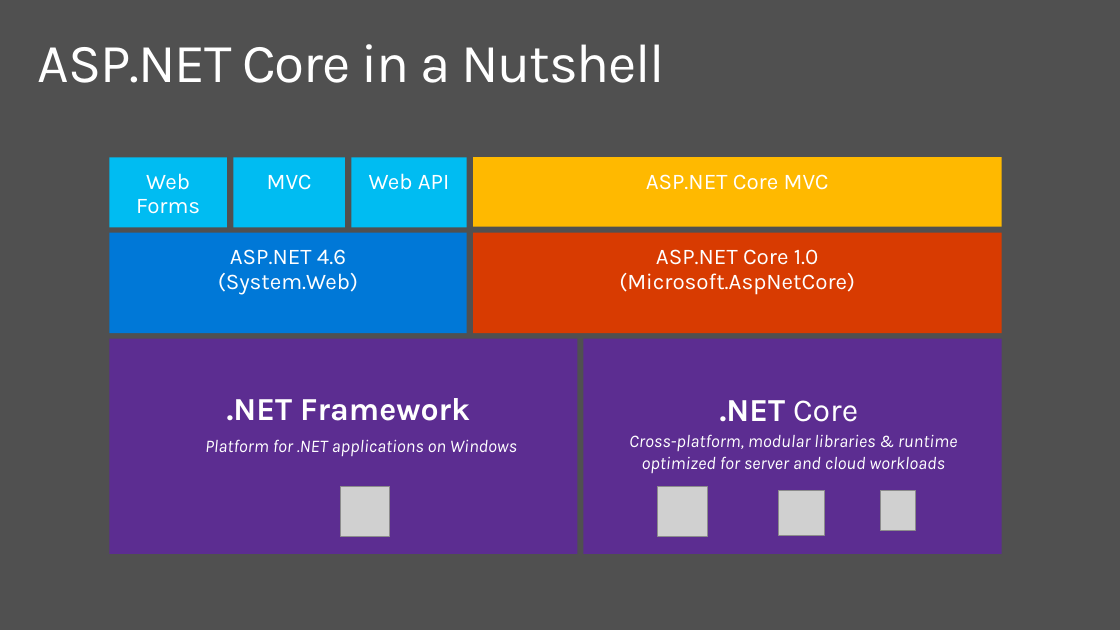
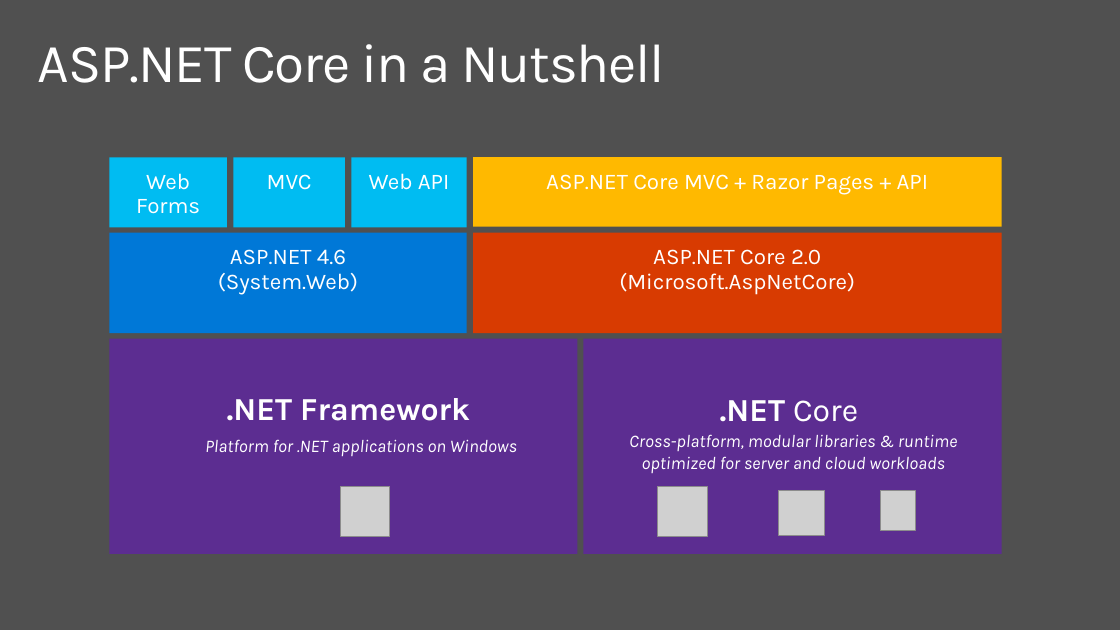
Before and after one commit to dotnet-presentations/dotnetcore-workshop, a slide deck: slide 2 of 2-Web-Dev/netcore-workshop-webdev.pptx (slide 4 before the commit). Drawn at 1120x630 pixels with LibreOffice and Linux fonts; fonts in the diff are those of the drawing; grey boxes stand for pictures; background and template pictures are left out. Boxes give left, top, right and bottom in pixels: in the first picture for what was removed or moved away, otherwise in the second. Text is boxed around its words. In the diff, an @@ line names an element or a change of style, - is before the commit and + after.

```diff
--- a/2-Web-Dev/netcore-workshop-webdev.pptx
+++ b/2-Web-Dev/netcore-workshop-webdev.pptx
@@ text in rectangle at box(546, 174, 928, 195): text changed @@
-ASP.NET Core MVC
+ASP.NET Core MVC + Razor Pages + API
@@ text in rectangle at box(653, 249, 821, 265): text changed @@
-ASP.NET Core 1.0
+ASP.NET Core 2.0
```
Also in this commit, not shown: 3 other slides changed, 1 slide added, 2 slides removed.
